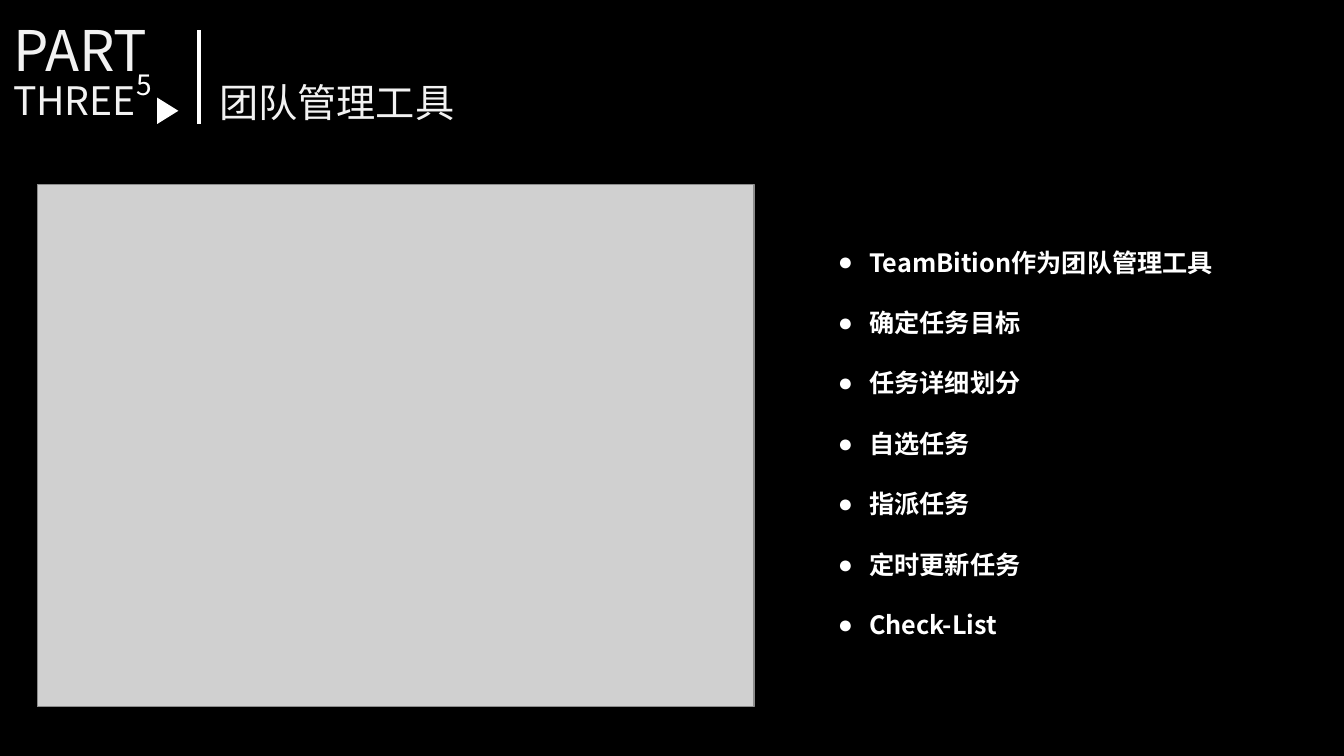
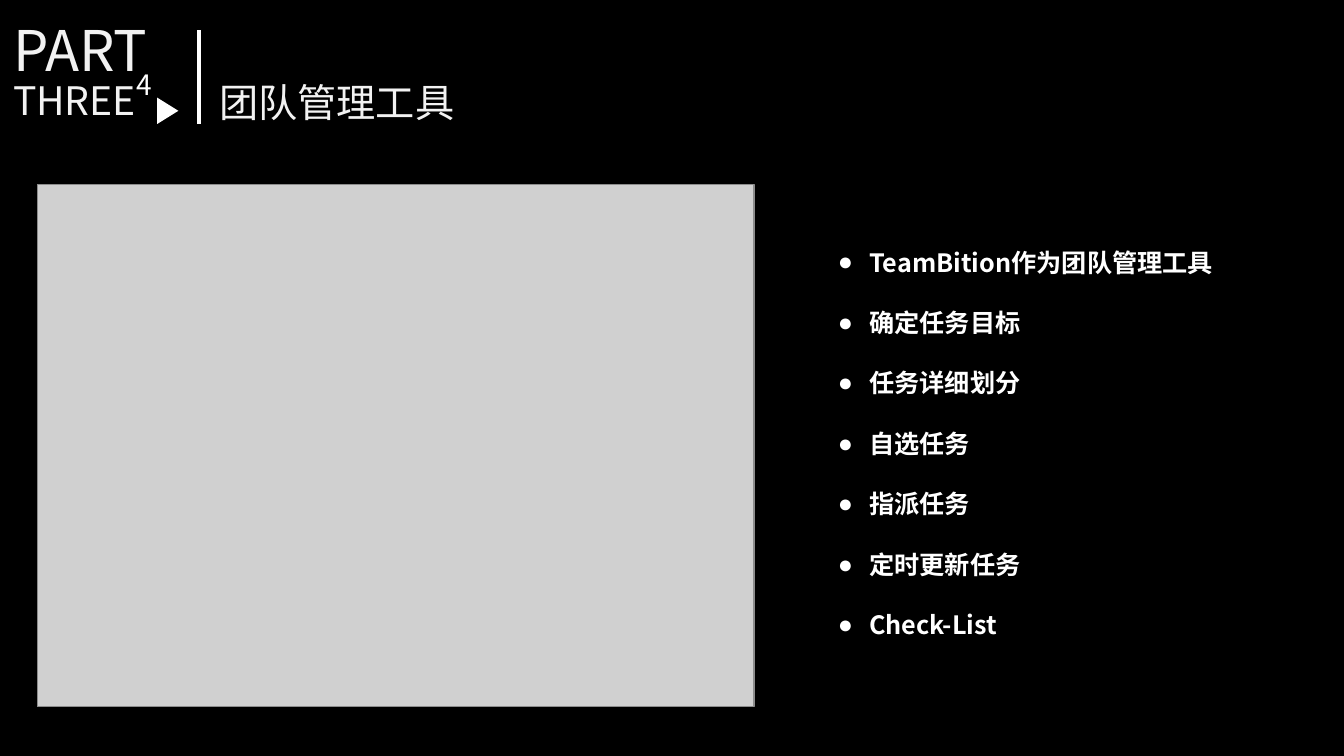
Before and after one commit to Tisingdeng/2017-TSINGHUA-MEM-Group9, a slide deck: slide 11 of 每日晨会/2017-MEM-2-9-0914.pptx. Drawn at 1344x756 pixels with LibreOffice and Linux fonts; fonts in the diff are those of the drawing; grey boxes stand for pictures. Boxes give left, top, right and bottom in pixels: in the first picture for what was removed or moved away, otherwise in the second. Text is boxed around its words. In the diff, an @@ line names an element or a change of style, - is before the commit and + after.

```diff
--- a/每日晨会/2017-MEM-2-9-0914.pptx
+++ b/每日晨会/2017-MEM-2-9-0914.pptx
@@ text at <box>137,74,153,95</box>: text changed @@
-5
+4
```
Also in this commit, not shown: 1 other slide changed.
